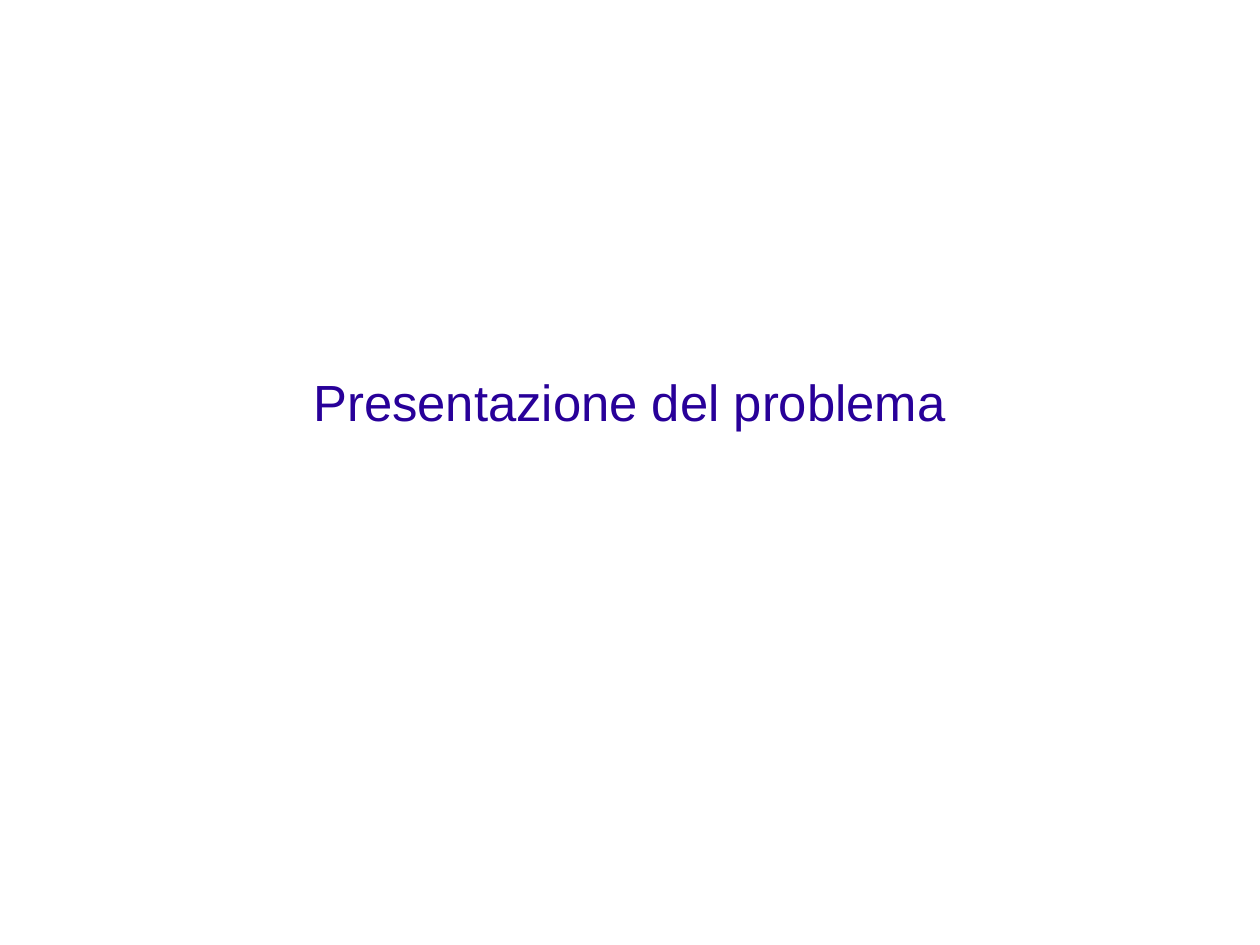
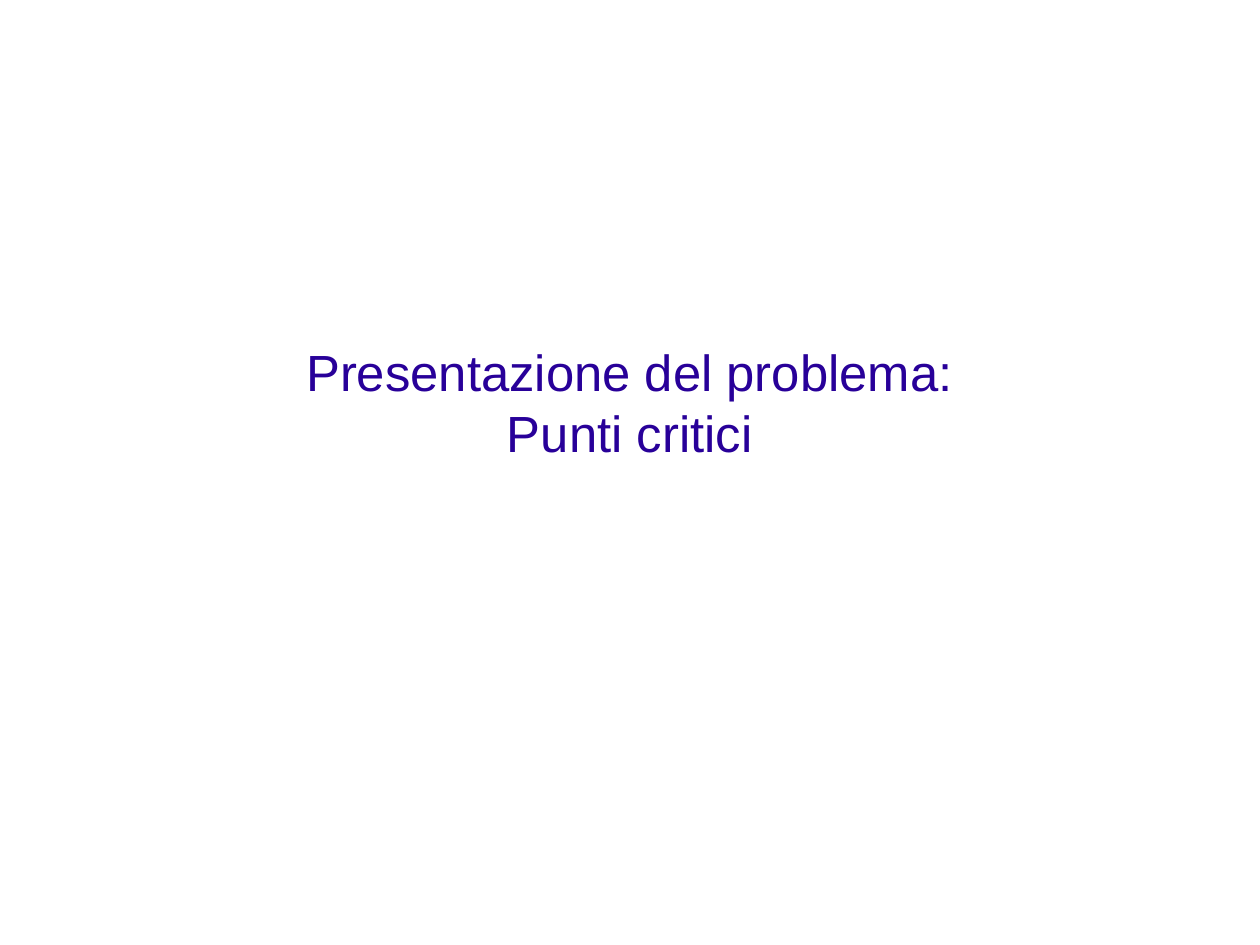
Before and after one commit to rjack/tesi-triennale, a slide deck: slide 3 of presentazione.odp (slide 2 before the commit). Drawn at 1260x945 pixels with LibreOffice and Linux fonts; fonts in the diff are those of the drawing; background and template pictures are left out. Boxes give left, top, right and bottom in pixels: in the first picture for what was removed or moved away, otherwise in the second. Text is boxed around its words. In the diff, an @@ line names an element or a change of style, - is before the commit and + after.

```diff
--- a/presentazione.odp
+++ b/presentazione.odp
@@ subtitle at (306, 354, 953, 453): text changed @@
-Presentazione del problema
+Presentazione del problema:
+Punti critici
```
Also in this commit, not shown: 1 slide added, 1 slide removed.
